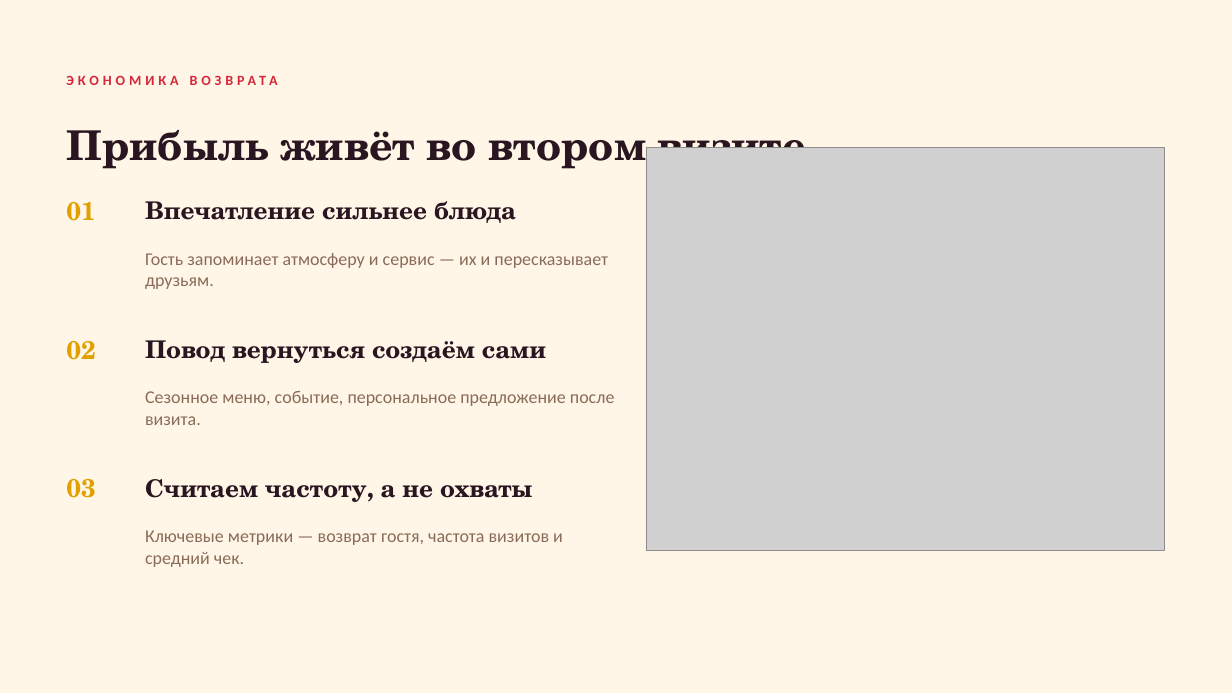
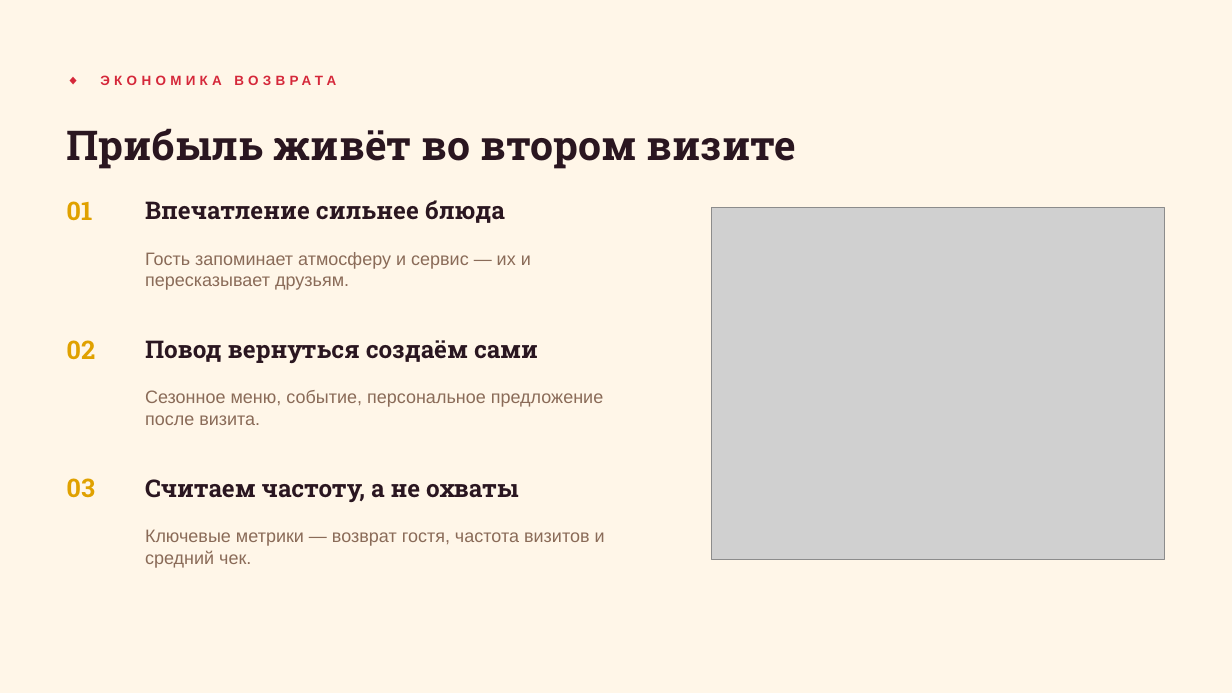
Before and after one commit to qa-novchenkova/studio, a slide deck: slide 7 of public/decks/horeca.pptx. Drawn at 1232x693 pixels with LibreOffice and Linux fonts; fonts in the diff are those of the drawing; grey boxes stand for pictures. Boxes give left, top, right and bottom in pixels: in the first picture for what was removed or moved away, otherwise in the second. Text is boxed around its words. In the diff, an @@ line names an element or a change of style, - is before the commit and + after.

```diff
--- a/public/decks/horeca.pptx
+++ b/public/decks/horeca.pptx
@@ text at bbox=[67, 67, 898, 94]: text changed; size 11 to 10.5 pt; font Calibri to Arial @@
-ЭКОНОМИКА ВОЗВРАТА
+◆ ЭКОНОМИКА ВОЗВРАТА
@@ picture: place and size @@
-picture at bbox=[647, 148, 1165, 551]
+picture at bbox=[712, 208, 1165, 560]
@@ font TeX Gyre Schola to Roboto Slab in 7 elements at bbox=[66, 128, 796, 169], bbox=[66, 201, 92, 221], bbox=[145, 200, 505, 223], bbox=[66, 340, 95, 360], bbox=[145, 340, 538, 363], bbox=[66, 478, 95, 498], bbox=[145, 479, 518, 502] @@
@@ font Calibri to Arial in 3 elements at bbox=[145, 252, 531, 290], bbox=[145, 390, 603, 425], bbox=[145, 529, 605, 568] @@
```
Also in this commit, not shown: 9 other slides changed, 22 other files.
